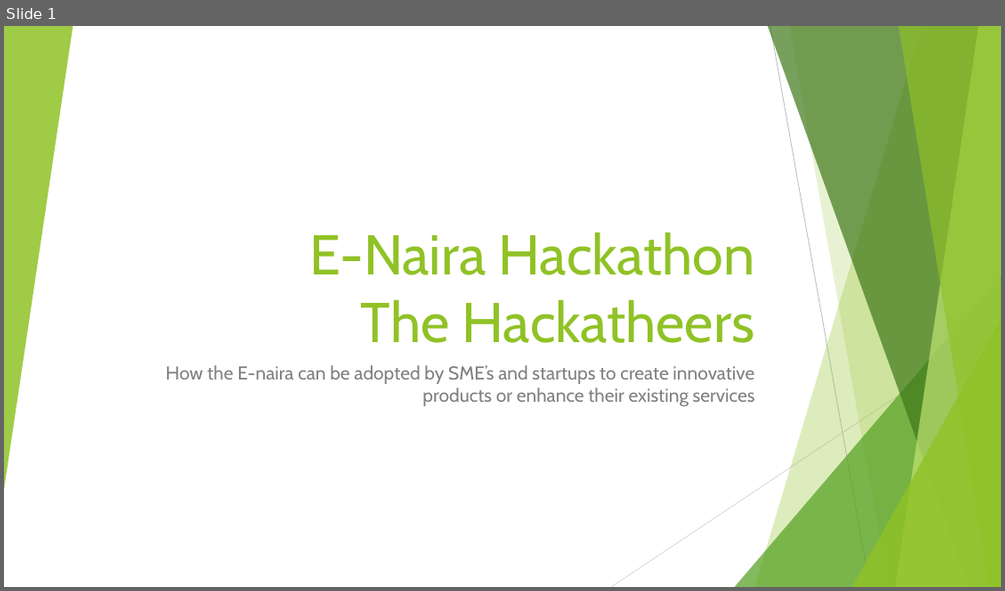
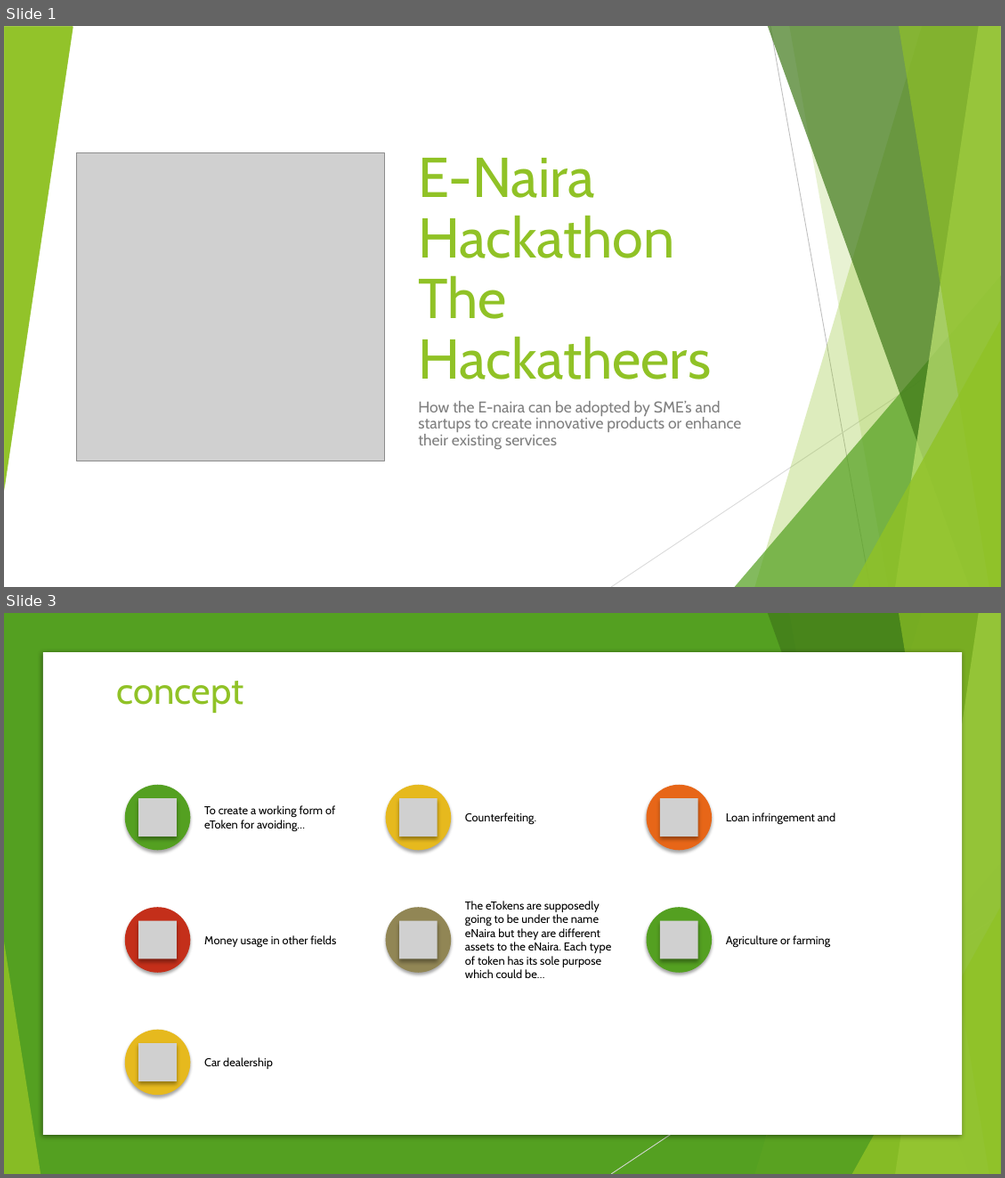
Before and after one commit to Ezecollins34/The-Hackatheers, a slide deck: E-Naira Hackathon.pptx. Shown one above the other, each under a label of ours: slide 1 before the commit, slides 1 and 3 after it; the slides between them are not shown. The pictures are 1005x591 and 1005x1178 pixels, drawn with LibreOffice and Linux fonts; fonts in the diff are those of the drawing; grey boxes stand for pictures. Boxes give left, top, right and bottom in pixels: in the first picture for what was removed or moved away, otherwise in the second. Text is boxed around its words. In the diff, an @@ line names an element or a change of style, - is before the commit and + after.

```diff
--- a/E-Naira Hackathon.pptx
+++ b/E-Naira Hackathon.pptx
@@ slide 3 added at <box>4,613,1001,1174</box>, background #FFFFFF; not listed: 7 template elements that a slide beside it also shows @@
@@ rectangle added at <box>4,613,1001,1174</box>, fill #54A021 @@
@@ rectangle added at <box>43,653,962,1135</box>, fill #FFFFFF @@
@@ title added at <box>117,681,244,713</box>, 36 pt, text #90C226 @@
+concept
@@ triangle added at <box>4,941,40,1174</box>, fill #90C226 at 85% opacity @@
@@ group added at <box>4,613,1001,1174</box>: 5 freeform shapes, 3 triangles, 1 line @@
@@ group added at <box>4,613,1001,1174</box>: 5 freeform shapes, 3 triangles, 1 line @@
@@ group added at <box>125,784,835,1095</box>: 7 ellipses, 7 pictures, 7 texts @@
+To create a working form of eToken for avoiding…
+Counterfeiting.
+Loan infringement and
+Money usage in other fields
+The eTokens are supposedly going to be under the name eNaira but they are different assets to the eNaira. Each type of token has its sole purpose which could be…
+Agriculture or farming
+Car dealership
@@ slide 1 changed as well @@
@@ triangle added at <box>4,27,73,491</box>, fill #90C226 at 85% opacity @@
@@ title "E-Naira Hackathon The Hackatheers": place and size @@
-title "E-Naira Hackathon The Hackatheers" at <box>309,232,755,343</box>
+title "E-Naira Hackathon The Hackatheers" at <box>418,158,711,379</box>
@@ title "E-Naira Hackathon The Hackatheers" at <box>418,158,711,379</box>: alignment right to left; line spacing 1 to 0.9 @@
@@ picture added at <box>77,153,385,461</box> @@
@@ subtitle "How the E-naira can be ...": place and size @@
-subtitle "How the E-naira can be ..." at <box>166,365,755,406</box>
+subtitle "How the E-naira can be ..." at <box>418,401,741,450</box>
@@ subtitle "How the E-naira can be ..." at <box>418,401,741,450</box>: size 18 to 15 pt; alignment right to left; line spacing 1 to 0.9 @@
```
Also in this commit, not shown: 3 other slides added.
